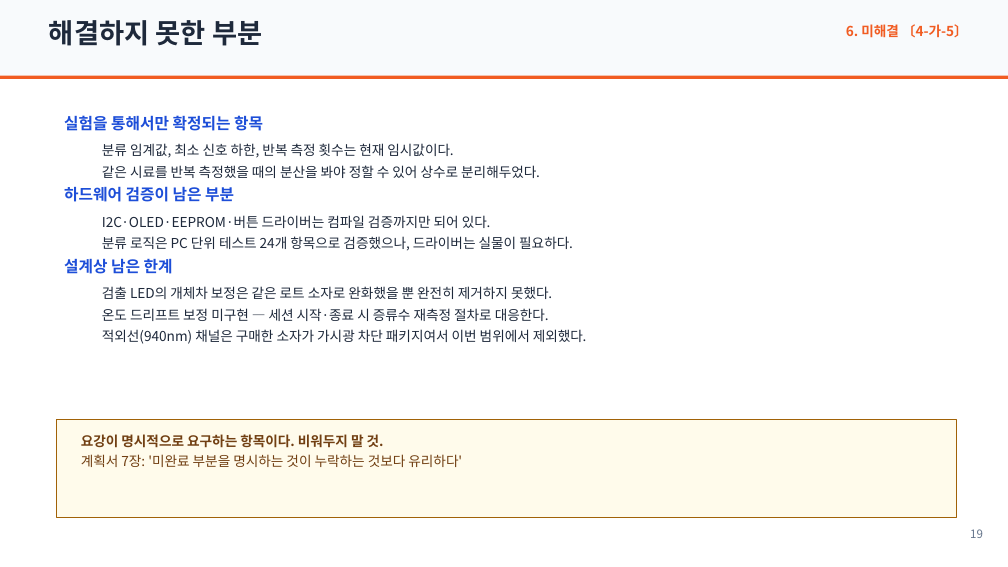
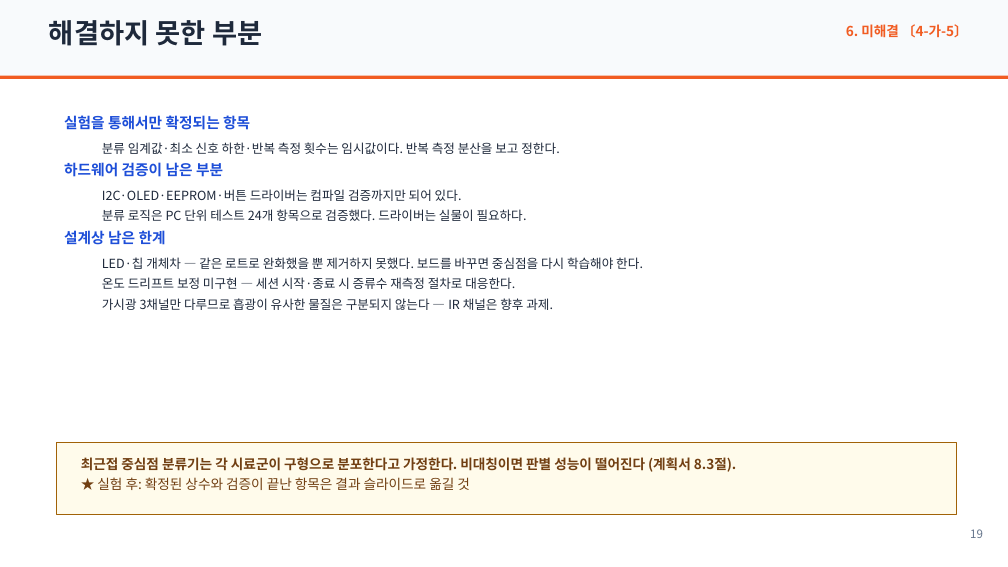
Before and after one commit to jms1005/coss-led-pedd-analyzer, a slide deck: slide 19 of 제출물/가_예선보고서_초안.pptx. Drawn at 1008x567 pixels with LibreOffice and Linux fonts; fonts in the diff are those of the drawing. Boxes give left, top, right and bottom in pixels: in the first picture for what was removed or moved away, otherwise in the second. Text is boxed around its words. In the diff, an @@ line names an element or a change of style, - is before the commit and + after.

```diff
--- a/제출물/가_예선보고서_초안.pptx
+++ b/제출물/가_예선보고서_초안.pptx
@@ text at [64,115,515,289]: size 15 to 14 pt in "실험을 통해서만 확정되는 항목", "하드웨어 검증이 남은 부분", "설계상 남은 한계"; size 13 to 12 pt in "I2C·OLED·EEPROM·버튼 드라이버는 컴파일 검증까지만 되어 있다.", "온도 드리프트 보정 미구현 — 세션 시작·종료 ..." @@
@@ text at [102,142,559,154]: text changed; size 13 to 12 pt @@
-  분류 임계값, 최소 신호 하한, 반복 측정 횟수는 현재 임시값이다.
-  같은 시료를 반복 측정했을 때의 분산을 봐야 정할 수 있어 상수로 분리해두었다.
+  분류 임계값·최소 신호 하한·반복 측정 횟수는 임시값이다. 반복 측정 분산을 보고 정한다.
@@ text at [102,209,527,221]: text changed; size 13 to 12 pt @@
-  분류 로직은 PC 단위 테스트 24개 항목으로 검증했으나, 드라이버는 실물이 필요하다.
+  분류 로직은 PC 단위 테스트 24개 항목으로 검증했다. 드라이버는 실물이 필요하다.
@@ text at [102,257,643,269]: text changed; size 13 to 12 pt @@
-  검출 LED의 개체차 보정은 같은 로트 소자로 완화했을 뿐 완전히 제거하지 못했다.
+  LED·칩 개체차 — 같은 로트로 완화했을 뿐 제거하지 못했다. 보드를 바꾸면 중심점을 다시 학습해야 한다.
@@ text at [102,298,553,310]: text changed; size 13 to 12 pt @@
-  적외선(940nm) 채널은 구매한 소자가 가시광 차단 패키지여서 이번 범위에서 제외했다.
+  가시광 3채널만 다루므로 흡광이 유사한 물질은 구분되지 않는다 — IR 채널은 향후 과제.
@@ rectangle: place and size @@
-rectangle at [57,420,957,518]
+rectangle at [57,442,957,514]
@@ text at [81,457,737,490]: text changed; bold on @@
-요강이 명시적으로 요구하는 항목이다. 비워두지 말 것.
-계획서 7장: '미완료 부분을 명시하는 것이 누락하는 것보다 유리하다'
+최근접 중심점 분류기는 각 시료군이 구형으로 분포한다고 가정한다. 비대칭이면 판별 성능이 떨어진다 (계획서 8.3절).
+★ 실험 후: 확정된 상수와 검증이 끝난 항목은 결과 슬라이드로 옮길 것
```
Also in this commit, not shown: 8 other files.
